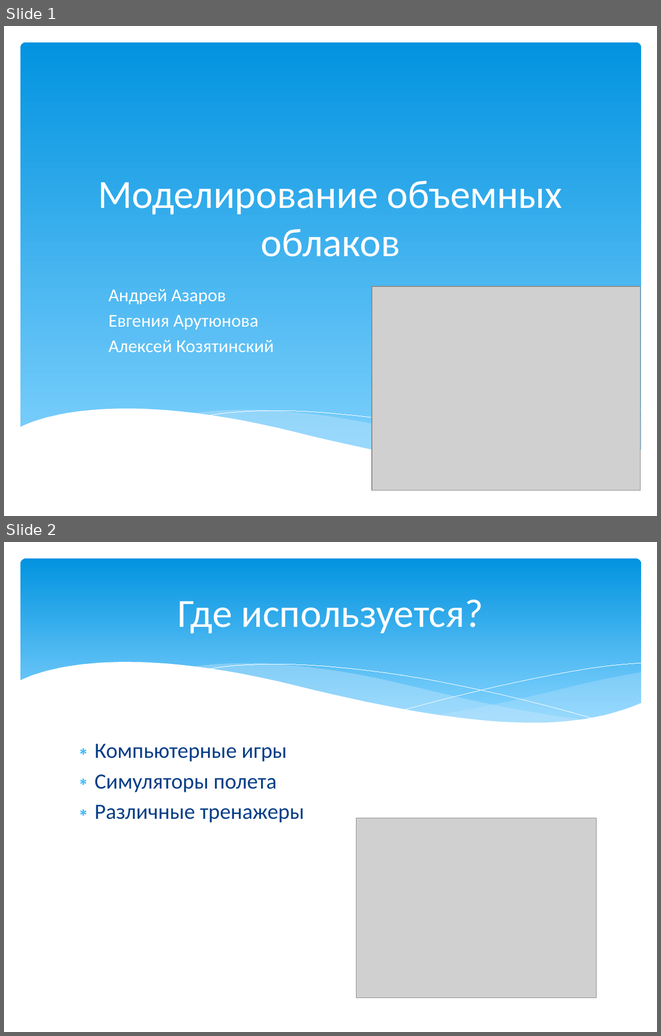
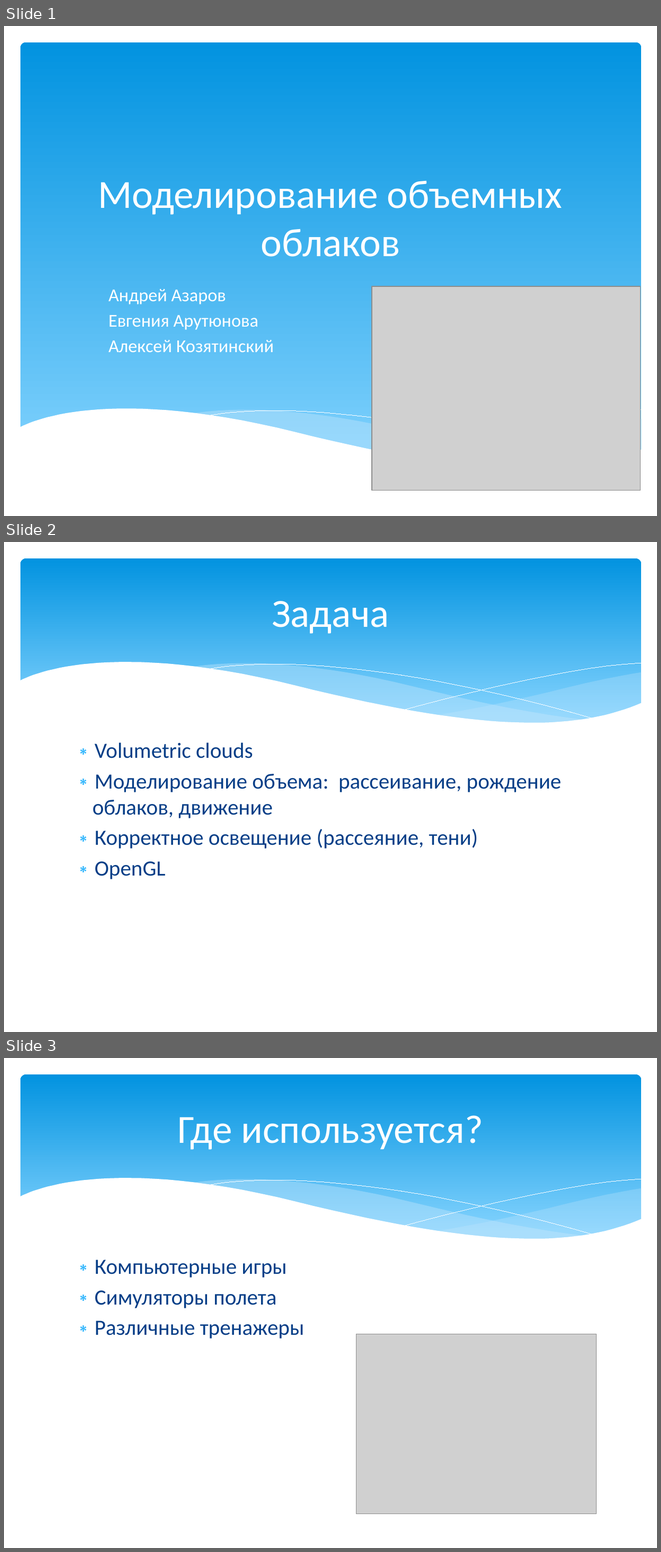
Before and after one commit to ak239/cloud.technology, a slide deck: presentation/nir.pptx. Shown one above the other, each under a label of ours: slides 1 and 2 before the commit, slides 1, 2 and 3 after it. The pictures are 661x1036 and 661x1552 pixels, drawn with LibreOffice and Linux fonts; fonts in the diff are those of the drawing; grey boxes stand for pictures. Boxes give left, top, right and bottom in pixels: in the first picture for what was removed or moved away, otherwise in the second. Text is boxed around its words. In the diff, an @@ line names an element or a change of style, - is before the commit and + after.

```diff
--- a/presentation/nir.pptx
+++ b/presentation/nir.pptx
@@ slide 2 added at (4, 542, 657, 1032), background #FFFFFF; not listed: 6 template elements that a slide beside it also shows @@
@@ title added at (272, 601, 389, 634), 44 pt, text #FFFFFF @@
+Задача
@@ text added at (93, 742, 562, 879), 24 pt, text #073E87 @@
+∗ Volumetric clouds
+∗ Моделирование объема: рассеивание, рождение облаков, движение
+∗ Корректное освещение (рассеяние, тени)
+∗ OpenGL
@@ what was slide 2 is now slide 3 @@
```
Also in this commit, not shown: 2 slides changed, 1 other slide added, 1 other file.
